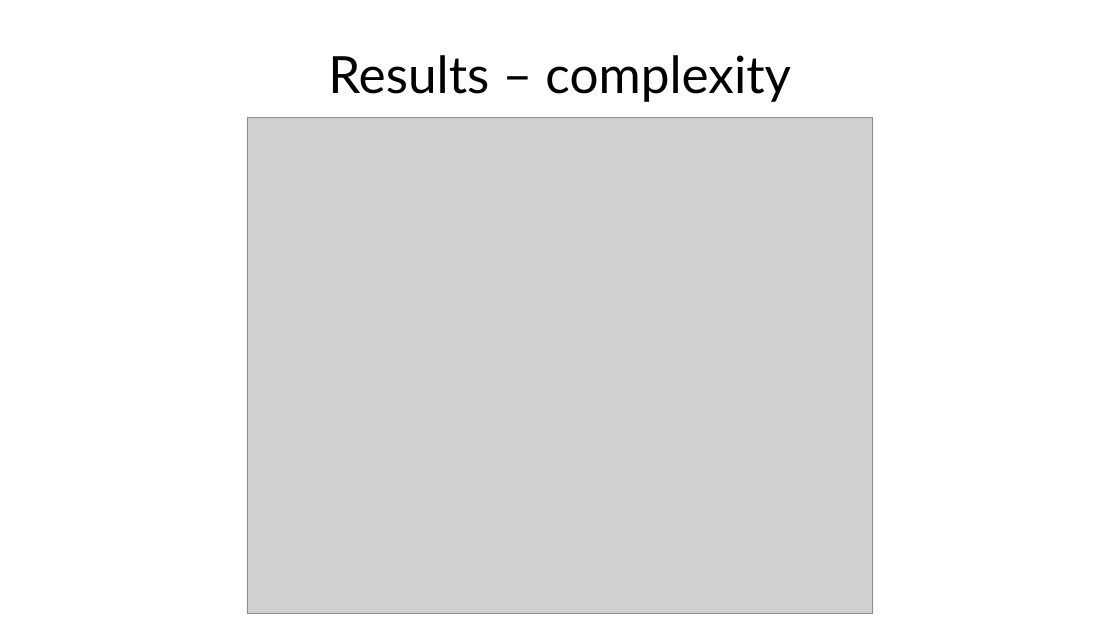
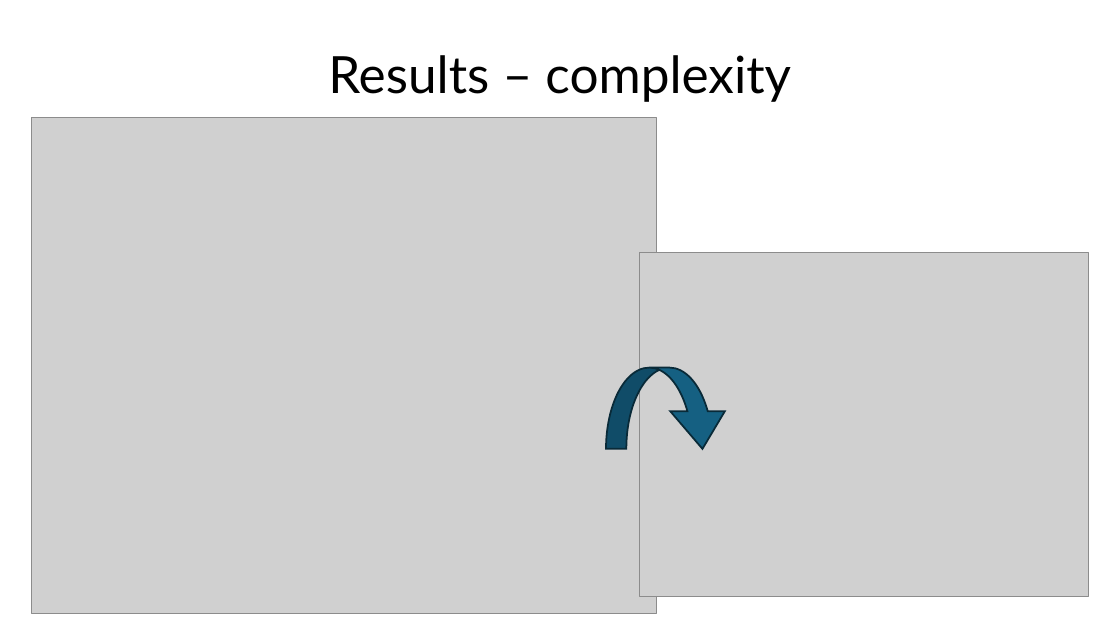
Before and after one commit to MatteoAgu12/Grover-Quantum-Search, a slide deck: slide 14 of Grover.pptx. Drawn at 1120x630 pixels with LibreOffice and Linux fonts; fonts in the diff are those of the drawing; grey boxes stand for pictures. Boxes give left, top, right and bottom in pixels: in the first picture for what was removed or moved away, otherwise in the second. Text is boxed around its words. In the diff, an @@ line names an element or a change of style, - is before the commit and + after.

```diff
--- a/Grover.pptx
+++ b/Grover.pptx
@@ picture: place and size @@
-picture at (248, 118, 872, 614)
+picture at (32, 118, 656, 614)
@@ picture added at (640, 253, 1089, 597) @@
@@ curved down arrow added at (607, 368, 730, 450), fill #156082, outline #092A39 1.5 pt @@
```
Also in this commit, not shown: 1 other slide changed.
